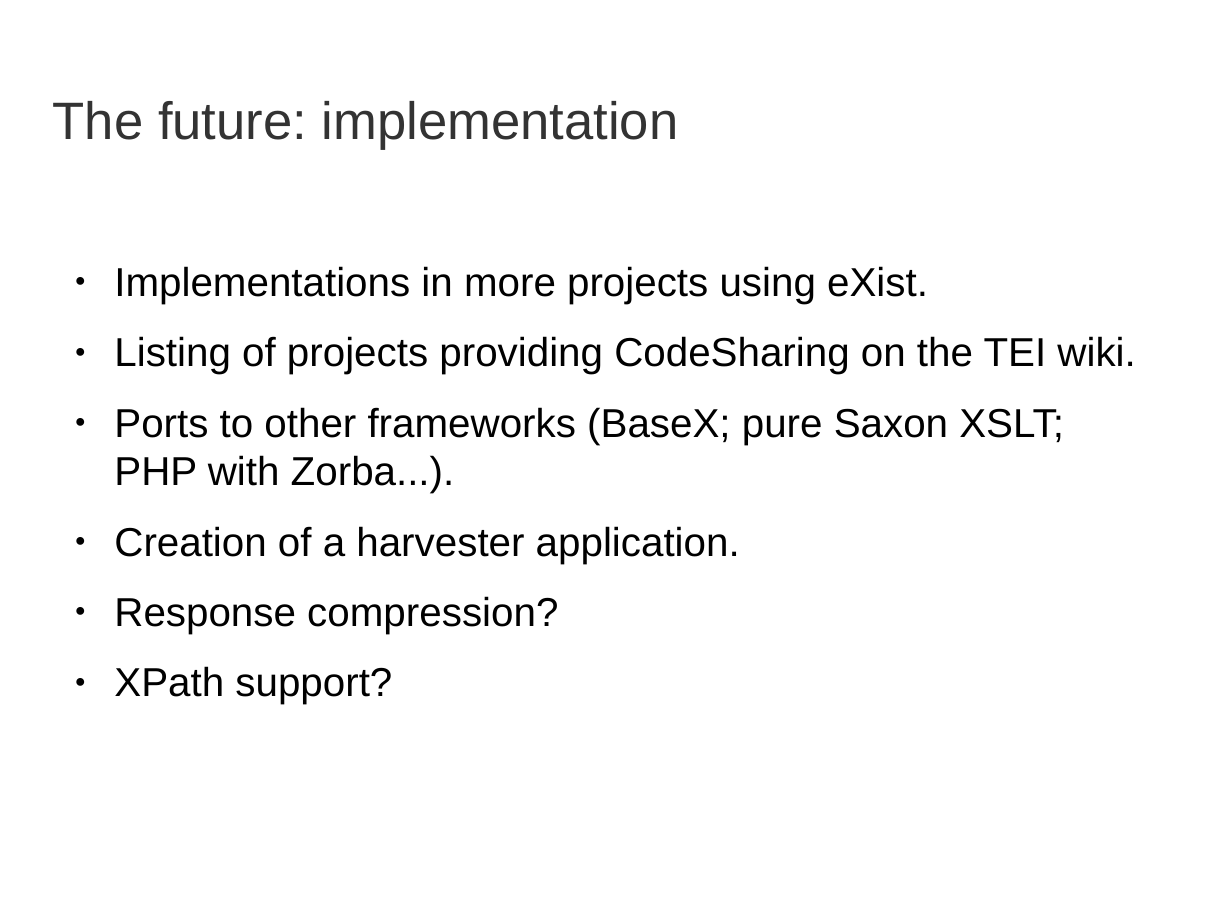
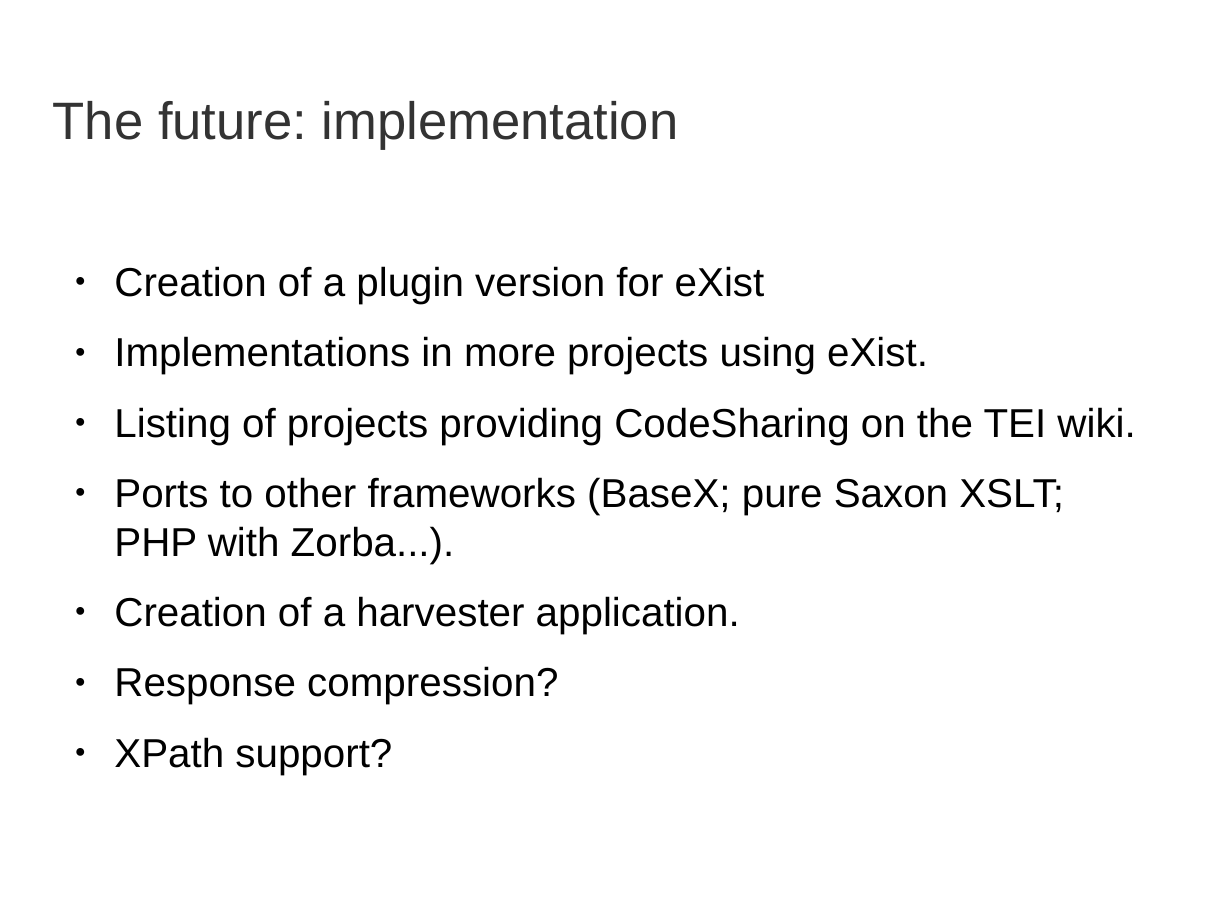
Before and after one commit to martindholmes/CodeSharing, a slide deck: slide 33 of presentations/codesharing_2014-10.odp. Drawn at 1232x924 pixels with LibreOffice and Linux fonts; fonts in the diff are those of the drawing; background and template pictures are left out. Boxes give left, top, right and bottom in pixels: in the first picture for what was removed or moved away, otherwise in the second. Text is boxed around its words. In the diff, an @@ line names an element or a change of style, - is before the commit and + after.

```diff
--- a/presentations/codesharing_2014-10.odp
+++ b/presentations/codesharing_2014-10.odp
@@ text at [114,266,765,304]: paragraph added @@
+● Creation of a plugin version for eXist
```
Also in this commit, not shown: 1 other slide changed.
